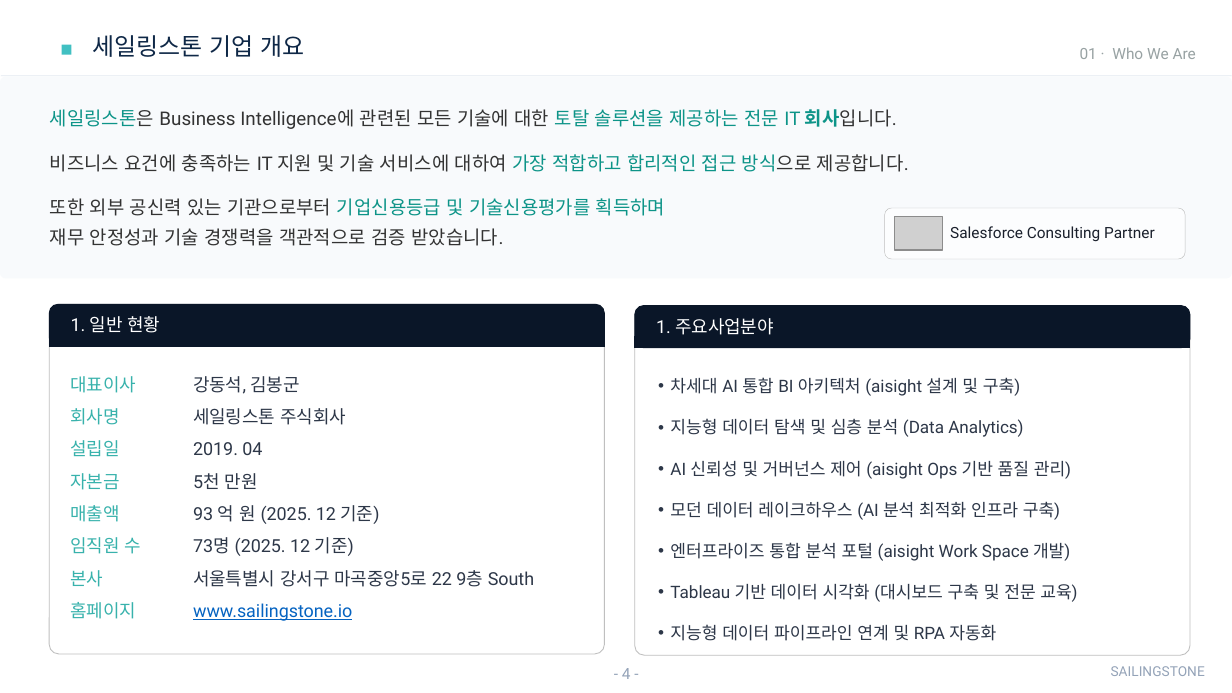
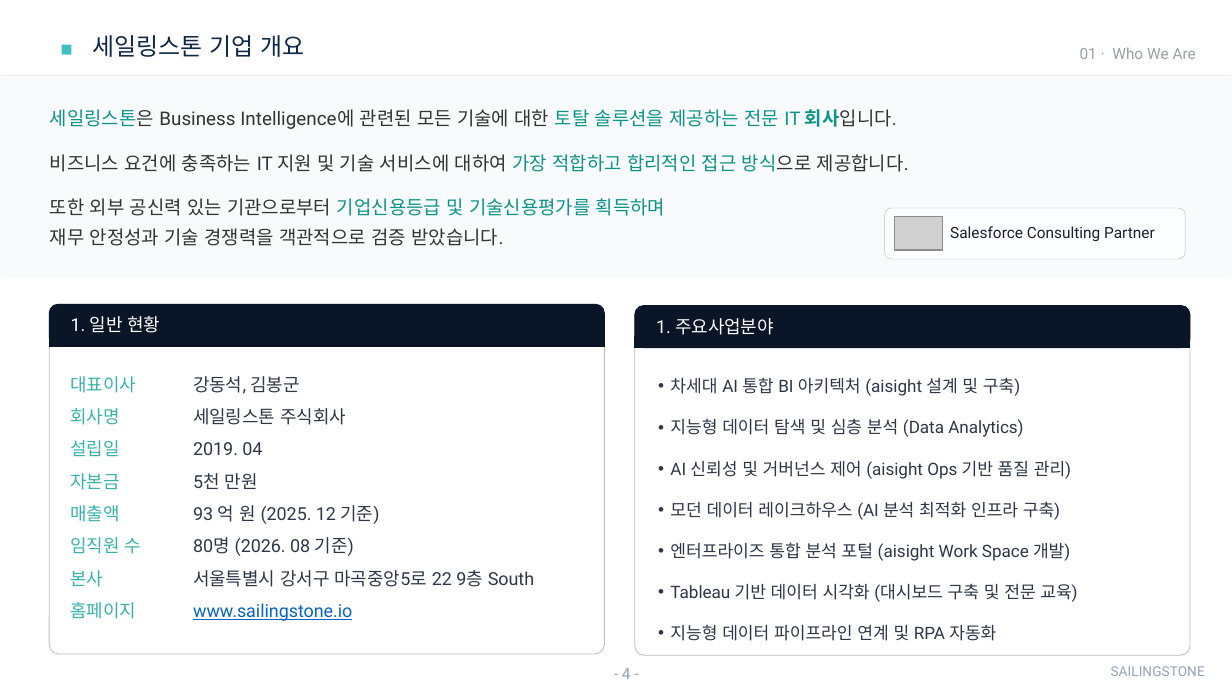
Before and after one commit to sellect-team/doc, a slide deck: slide 4 of docs/company/_source/company-intro-2026.pptx. Drawn at 1232x693 pixels with LibreOffice and Linux fonts; fonts in the diff are those of the drawing; grey boxes stand for pictures. Boxes give left, top, right and bottom in pixels: in the first picture for what was removed or moved away, otherwise in the second. Text is boxed around its words. In the diff, an @@ line names an element or a change of style, - is before the commit and + after.

```diff
--- a/docs/company/_source/company-intro-2026.pptx
+++ b/docs/company/_source/company-intro-2026.pptx
@@ text at (193, 537, 354, 556): text changed @@
-73명 (2025. 12 기준)
+80명 (2026. 08 기준)
```
Also in this commit, not shown: 2 other slides changed, 5 other files.
